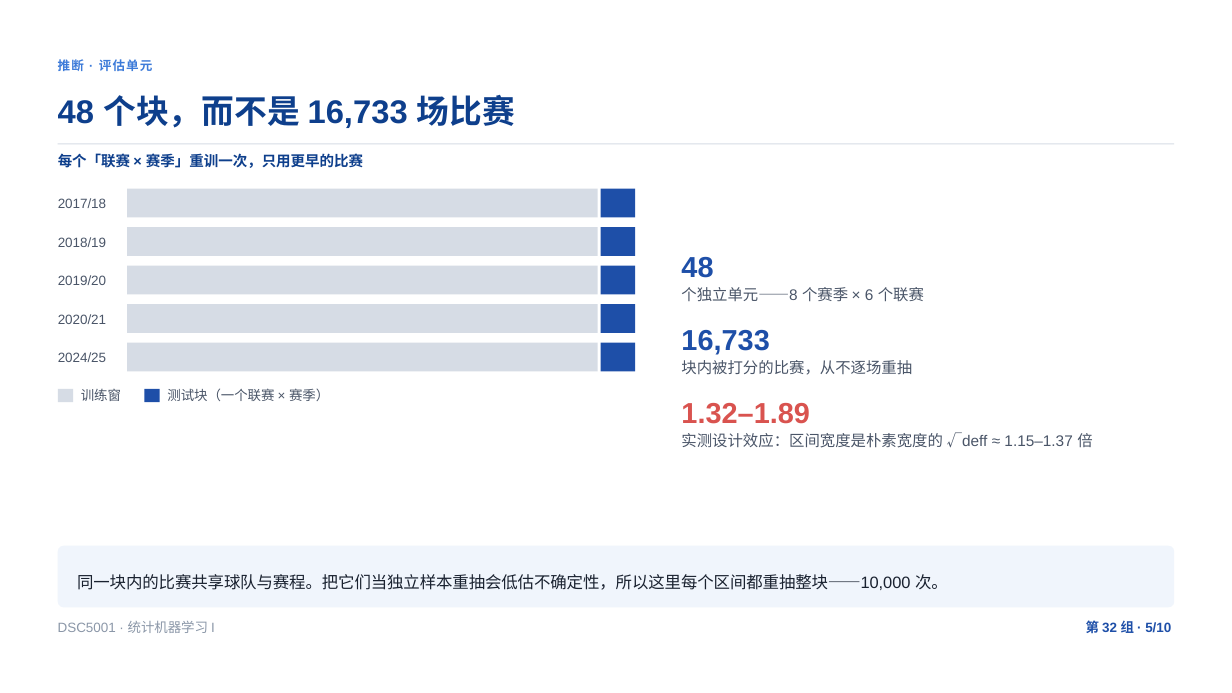
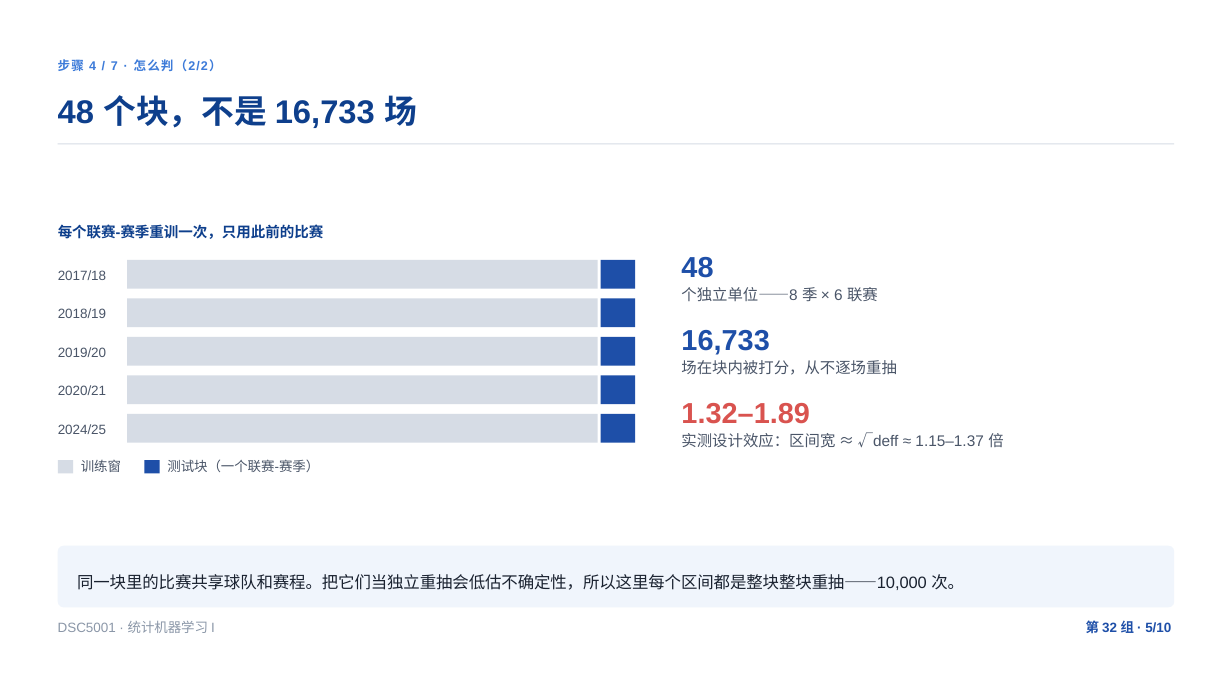
Before and after one commit to XHH-Coco/Football-Calibration, a slide deck: slide 5 of products/slides/Market-Audit/Market-Audit-CN.pptx. Drawn at 1232x693 pixels with LibreOffice and Linux fonts; fonts in the diff are those of the drawing. Boxes give left, top, right and bottom in pixels: in the first picture for what was removed or moved away, otherwise in the second. Text is boxed around its words. In the diff, an @@ line names an element or a change of style, - is before the commit and + after.

```diff
--- a/products/slides/Market-Audit/Market-Audit-CN.pptx
+++ b/products/slides/Market-Audit/Market-Audit-CN.pptx
@@ text at <box>58,59,222,71</box>: text changed @@
-推断 · 评估单元
+步骤 4 / 7 · 怎么判（2/2）
@@ text at <box>58,95,417,128</box>: text changed @@
-48 个块，而不是 16,733 场比赛
+48 个块，不是 16,733 场
@@ text at <box>58,224,324,239</box>: text changed @@
-每个「联赛 × 赛季」重训一次，只用更早的比赛
+每个联赛-赛季重训一次，只用此前的比赛
@@ 6 rectangles: place and size @@
-6 rectangles at <box>128,266,636,372</box>
+6 rectangles at <box>128,260,636,366</box>
@@ text at <box>681,287,878,301</box>: text changed @@
-个独立单元——8 个赛季 × 6 个联赛
+个独立单位——8 季 × 6 联赛
@@ rectangle: place and size @@
-rectangle at <box>128,227,598,256</box>
+rectangle at <box>128,375,598,404</box>
@@ rectangle: place and size @@
-rectangle at <box>601,227,636,256</box>
+rectangle at <box>601,375,636,404</box>
@@ text at <box>681,360,897,375</box>: text changed @@
-块内被打分的比赛，从不逐场重抽
+场在块内被打分，从不逐场重抽
@@ rectangle: place and size @@
-rectangle at <box>128,189,598,217</box>
+rectangle at <box>128,414,598,443</box>
@@ rectangle: place and size @@
-rectangle at <box>601,189,636,217</box>
+rectangle at <box>601,414,636,443</box>
@@ text at <box>681,432,1003,448</box>: text changed @@
-实测设计效应：区间宽度是朴素宽度的 √deff ≈ 1.15–1.37 倍
+实测设计效应：区间宽 ≈ √deff ≈ 1.15–1.37 倍
@@ 6 texts, 2 rectangles: place and size @@
-6 texts, 2 rectangles at <box>57,198,160,403</box>
+6 texts, 2 rectangles at <box>57,270,160,474</box>
@@ text at <box>167,459,319,472</box>: text changed @@
-测试块（一个联赛 × 赛季）
+测试块（一个联赛-赛季）
@@ text at <box>77,574,964,590</box>: text changed @@
-同一块内的比赛共享球队与赛程。把它们当独立样本重抽会低估不确定性，所以这里每个区间都重抽整块——10,000 次。
+同一块里的比赛共享球队和赛程。把它们当独立重抽会低估不确定性，所以这里每个区间都是整块整块重抽——10,000 次。
```
Also in this commit, not shown: 7 other slides changed, 1 slide added, 1 slide removed, 48 other files.
